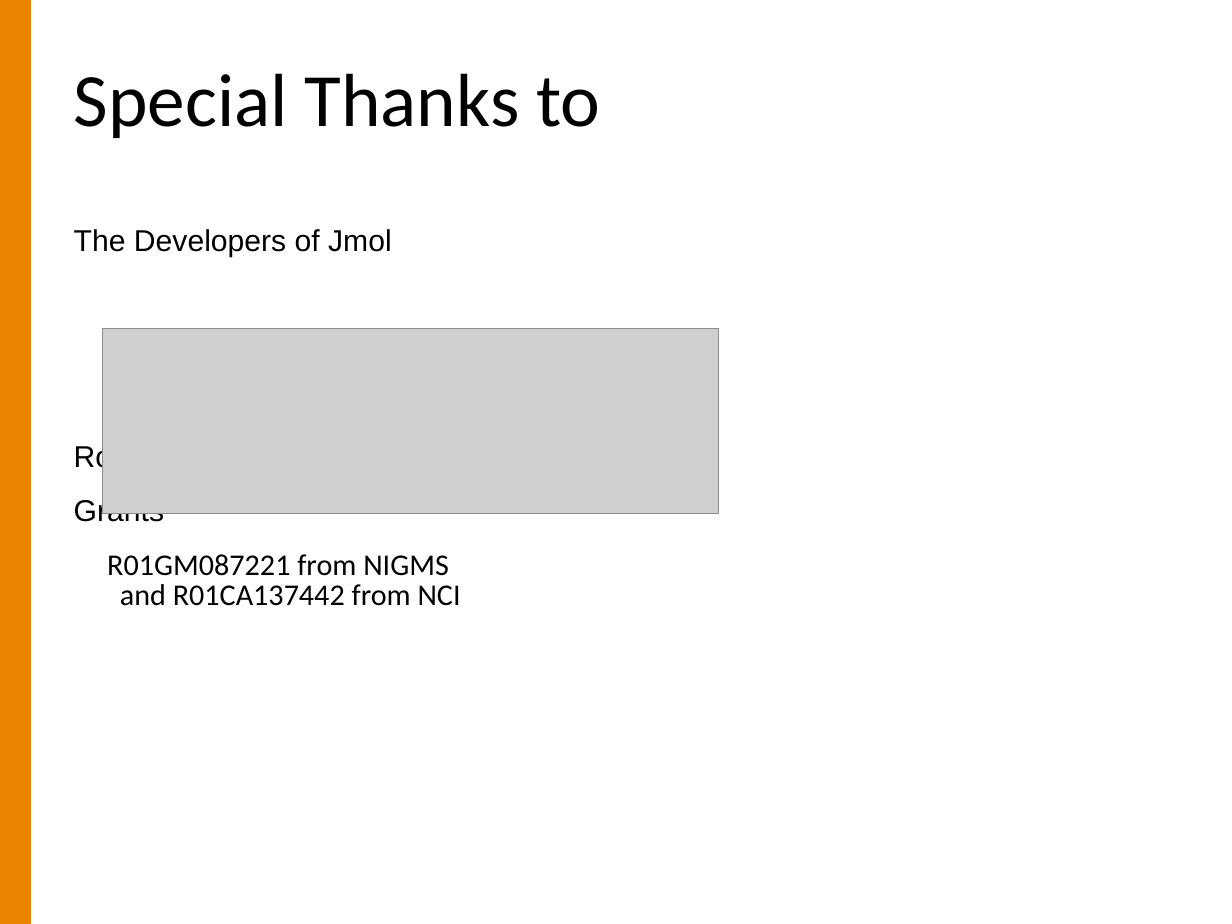
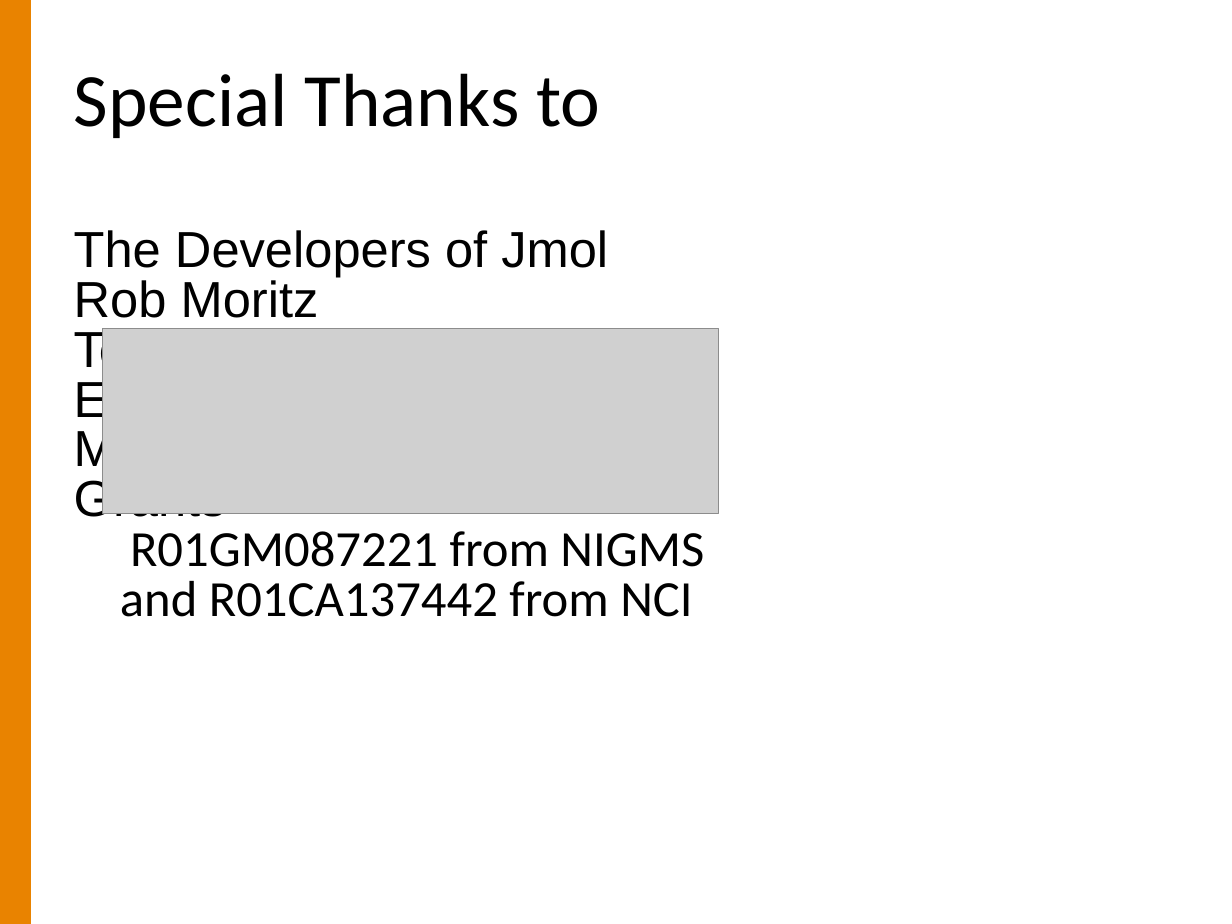
Before and after one commit to lordjoe/hydra-proteomics, a slide deck: slide 18 of jxtandem/Cascadia/2012/IlyaLabTalk.ppt. Drawn at 1232x924 pixels with LibreOffice and Linux fonts; fonts in the diff are those of the drawing; grey boxes stand for pictures; background and template pictures are left out. Boxes give left, top, right and bottom in pixels: in the first picture for what was removed or moved away, otherwise in the second. Text is boxed around its words. In the diff, an @@ line names an element or a change of style, - is before the commit and + after.

```diff
--- a/jxtandem/Cascadia/2012/IlyaLabTalk.ppt
+++ b/jxtandem/Cascadia/2012/IlyaLabTalk.ppt
@@ text at bbox=[74, 230, 704, 617]: size 17.6 to 29.6 pt in "The Developers of Jmol", "Rob Moritz", "Grants", "R01GM087221 from NIGMS and R01CA137442 from NCI"; less space between paragraphs @@
@@ text at bbox=[74, 327, 349, 477]: paragraphs added @@
+Terry Farrah
+Eric Deutsch
+Mike Hoopman
```
Also in this commit, not shown: 1 other slide changed, 1 slide added, 1 slide removed, 2 other files.
